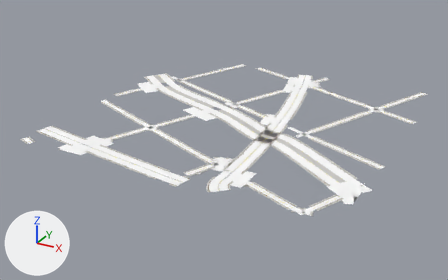
What one commit did to the glTF model game/assets/city/roads/roads_2_-1.gltf.
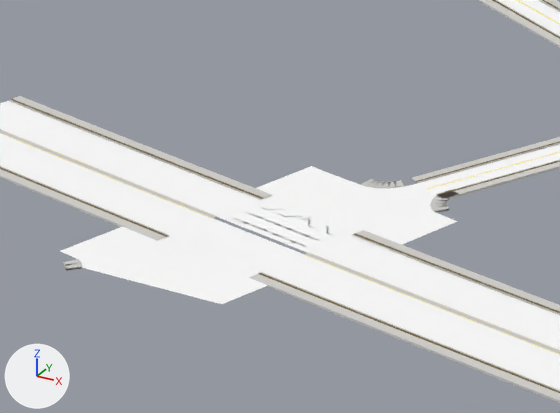
The first picture shows the older version from a 50 mm lens placed at (1722.0, -618.0, 383.0), pointed at (1264.0, 213.0, -32.0). The close-ups show the older and then the newer version on the part from 11% to 29% of the width and 40% to 61% of the height of that picture. Only the edits that show in the close-ups are written down. Arrows for +X, +Y and +Z are at lower left; the lights stay in place. Objects named as collision shapes, trigger or cutter boxes, shadow casters or lower levels of detail are left out. Vertices at exactly the same position are counted once.

Names of what the first close-up shows: 'roads_2_-1_Road_Tactile_Strip', 'roads_2_-1_SH_kerb', 'roads_2_-1_SH_road_marking_white', 'roads_2_-1_SH_sidewalk', 'roads_2_-1_SH_wet_asphalt' and 1 more.
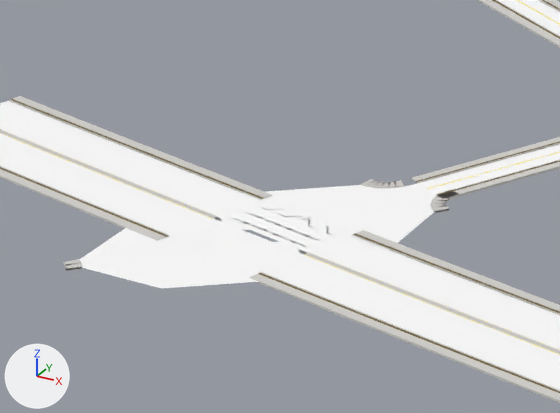
Where the change shows, as pixel boxes [x1, y1, x2, y2] in the close-ups (560 x 413 px; the box of a moved part takes in the faces that stretch with it):
part 1 of me_roads_2__1_sh_wet_asphalt, moved or reshaped
    before: [61, 166, 457, 304]
    after: [79, 185, 434, 288]

The change, as a diff of the scene's bpy script:
```diff
--- a/game/assets/city/roads/roads_2_-1.gltf.py
+++ b/game/assets/city/roads/roads_2_-1.gltf.py
@@ me_roads_2__1_sh_wet_asphalt @@
 # used by ob_roads_2__1_sh_wet_asphalt; location = (0.0, 0.0, 0.0)
-me_roads_2__1_sh_wet_asphalt.from_pydata(...)  # 19245 vertices, 35119 faces; spans x 1010.0..1547.0, y -13.0..518.0, z 0.0
+me_roads_2__1_sh_wet_asphalt.from_pydata(...)  # 19261 vertices, 35131 faces; spans x 1010.0..1547.0, y -13.0..518.0, z 0.0
+# me_roads_2__1_sh_wet_asphalt part 1: 33 vertices moved from x 1096.0..1160.0, y 0.0..66.0, z 0.0 to x 1099.0..1157.0, y 0.0..59.0, z 0.0
+# other edits to the shape of me_roads_2__1_sh_wet_asphalt do not show in these pictures
 me_roads_2__1_sh_wet_asphalt.materials.append(mat_sh_wet_asphalt)
```
